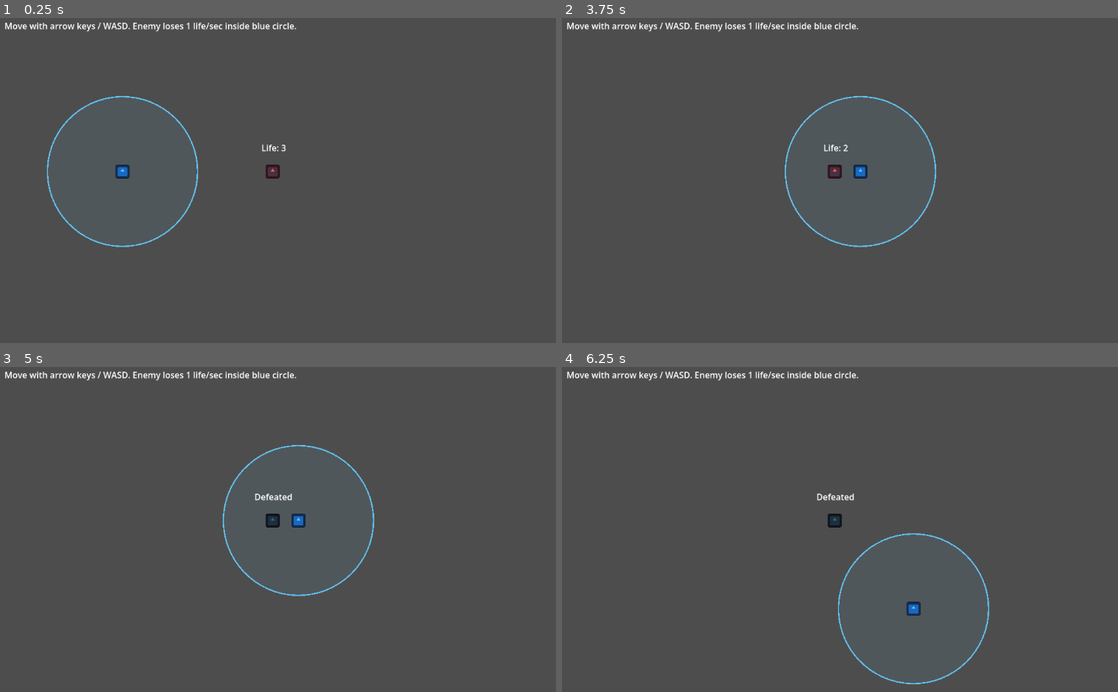
Above: before the commit, frames 1-4 (two rows, left to right).
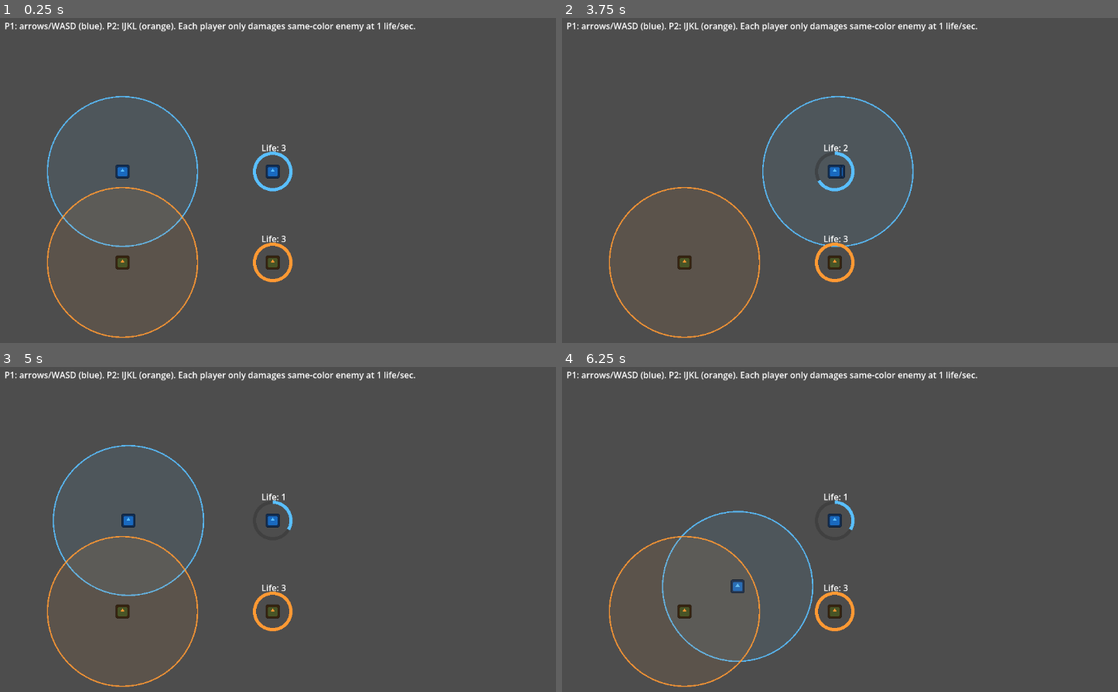
Above: after the commit, the same moments.

Repository: AgustinRamiroDiaz/just-metal-shapes
Game: Godot game, scene res://main_level.tscn
The game is run twice, just before and just after one commit, with the same random seed, the same clock (stepped at 60 frames per second) and the same inputs. The engine's default icon, where the game draws it, is replaced by a stand-in: a white triangle on a blue panel in a dark square.
Inputs:
- Up to frame 1 (0.25 s): no input
- Up to frame 2 (3.75 s): tap Enter at 0.5 s; hold Right (ui_right) 0.53-1.28 s; hold Down (ui_down) 1.28-2.03 s; hold Right (ui_right) 2.03-2.78 s; hold Up (ui_up) 2.78-3.53 s; hold Left (ui_left) from 3.53 s (still down)
- Up to frame 3 (5 s): keep holding Left (ui_left)
- Up to frame 4 (6.25 s): release Left (ui_left) at 5.03 s; hold Down (ui_down) 5.03-5.78 s; hold Right (ui_right) from 5.78 s (still down)

The runs differ from the first frame. In frame 1, 2.2% of the frame differs, in the area x 1-75%, y 1-99%; in frame 2, 3.2%; in frame 3, 3.4%; in frame 4, 3.3%.

Commit message:
improve layers

Diff:
--- a/main_level.tscn
+++ b/main_level.tscn
@@ -18,6 +18,7 @@
 [node name="Player" type="CharacterBody2D" parent="."]
 position = Vector2(240, 300)
 script = ExtResource("1_hmhd3")
+team_color = Color(0.35, 0.75, 1, 1)
 
 [node name="Sprite2D" type="Sprite2D" parent="Player"]
 modulate = Color(0.35, 0.75, 1, 1)
@@ -28,6 +29,7 @@
 shape = SubResource("CircleShape2D_player")
 
 [node name="RangeArea" type="Area2D" parent="Player"]
+collision_mask = 2
 
 [node name="CollisionShape2D" type="CollisionShape2D" parent="Player/RangeArea"]
 shape = SubResource("CircleShape2D_range")
@@ -39,9 +41,11 @@
 [node name="Enemy" type="StaticBody2D" parent="."]
 position = Vector2(520, 300)
 script = ExtResource("2_uylta")
+shield_color = Color(0.35, 0.75, 1, 1)
+collision_layer = 2
 
 [node name="Sprite2D" type="Sprite2D" parent="Enemy"]
-modulate = Color(1, 0.35, 0.35, 1)
+modulate = Color(0.35, 0.75, 1, 1)
 scale = Vector2(0.2, 0.2)
 texture = ExtResource("3_6o5e2")
 
@@ -56,11 +60,61 @@
 horizontal_alignment = 1
 text = "Life: 3"
 
+[node name="Player2" type="CharacterBody2D" parent="."]
+position = Vector2(240, 470)
+script = ExtResource("1_hmhd3")
+team_color = Color(1, 0.6, 0.2, 1)
+move_left_action = &"p2_left"
+move_right_action = &"p2_right"
+move_up_action = &"p2_up"
+move_down_action = &"p2_down"
+
+[node name="Sprite2D" type="Sprite2D" parent="Player2"]
+modulate = Color(1, 0.6, 0.2, 1)
+scale = Vector2(0.2, 0.2)
+texture = ExtResource("3_6o5e2")
+
+[node name="CollisionShape2D" type="CollisionShape2D" parent="Player2"]
+shape = SubResource("CircleShape2D_player")
+
+[node name="RangeArea" type="Area2D" parent="Player2"]
+collision_mask = 4
+
+[node name="CollisionShape2D" type="CollisionShape2D" parent="Player2/RangeArea"]
+shape = SubResource("CircleShape2D_range")
+
+[node name="DamageTimer" type="Timer" parent="Player2"]
+wait_time = 1.0
+autostart = true
+
+[node name="Enemy2" type="StaticBody2D" parent="."]
+position = Vector2(520, 470)
+script = ExtResource("2_uylta")
+shield_color = Color(1, 0.6, 0.2, 1)
+collision_layer = 4
+
+[node name="Sprite2D" type="Sprite2D" parent="Enemy2"]
+modulate = Color(1, 0.6, 0.2, 1)
+scale = Vector2(0.2, 0.2)
+texture = ExtResource("3_6o5e2")
+
+[node name="CollisionShape2D" type="CollisionShape2D" parent="Enemy2"]
+shape = SubResource("CircleShape2D_enemy")
+
+[node name="LifeLabel" type="Label" parent="Enemy2"]
+offset_left = -34.0
+offset_top = -56.0
+offset_right = 38.0
+offset_bottom = -30.0
+horizontal_alignment = 1
+text = "Life: 3"
+
 [node name="HelpLabel" type="Label" parent="."]
 offset_left = 20.0
 offset_top = 16.0
-offset_right = 430.0
-offset_bottom = 44.0
-text = "Move with arrow keys / WASD. Enemy loses 1 life/sec inside blue circle."
+offset_right = 760.0
+offset_bottom = 52.0
+text = "P1: arrows/WASD (blue). P2: IJKL (orange). Each player only damages same-color enemy at 1 life/sec."
 
 [connection signal="timeout" from="Player/DamageTimer" to="Player" method="_on_damage_timer_timeout"]
+[connection signal="timeout" from="Player2/DamageTimer" to="Player2" method="_on_damage_timer_timeout"]
--- a/project.godot
+++ b/project.godot
@@ -19,6 +19,25 @@
 
 project/assembly_name="Just Metal Shapes"
 
+[input]
+
+p2_left={
+"deadzone": 0.5,
+"events": [Object(InputEventKey,"resource_local_to_scene":false,"resource_name":"","device":-1,"window_id":0,"alt_pressed":false,"shift_pressed":false,"ctrl_pressed":false,"meta_pressed":false,"pressed":false,"keycode":0,"physical_keycode":74,"key_label":0,"unicode":106,"location":0,"echo":false,"script":null)]
+}
+p2_right={
+"deadzone": 0.5,
+"events": [Object(InputEventKey,"resource_local_to_scene":false,"resource_name":"","device":-1,"window_id":0,"alt_pressed":false,"shift_pressed":false,"ctrl_pressed":false,"meta_pressed":false,"pressed":false,"keycode":0,"physical_keycode":76,"key_label":0,"unicode":108,"location":0,"echo":false,"script":null)]
+}
+p2_up={
+"deadzone": 0.5,
+"events": [Object(InputEventKey,"resource_local_to_scene":false,"resource_name":"","device":-1,"window_id":0,"alt_pressed":false,"shift_pressed":false,"ctrl_pressed":false,"meta_pressed":false,"pressed":false,"keycode":0,"physical_keycode":73,"key_label":0,"unicode":105,"location":0,"echo":false,"script":null)]
+}
+p2_down={
+"deadzone": 0.5,
+"events": [Object(InputEventKey,"resource_local_to_scene":false,"resource_name":"","device":-1,"window_id":0,"alt_pressed":false,"shift_pressed":false,"ctrl_pressed":false,"meta_pressed":false,"pressed":false,"keycode":0,"physical_keycode":75,"key_label":0,"unicode":107,"location":0,"echo":false,"script":null)]
+}
+
 [physics]
 
 3d/physics_engine="Jolt Physics"
--- a/scripts/enemy.gd
+++ b/scripts/enemy.gd
@@ -1,6 +1,7 @@
 extends StaticBody2D
 
 @export var max_life: int = 3
+@export var shield_color: Color = Color(1.0, 0.35, 0.35, 1.0)
 
 @onready var sprite: Sprite2D = $Sprite2D
 @onready var life_label: Label = $LifeLabel
@@ -11,6 +12,7 @@
 func _ready() -> void:
 	life = max_life
 	_update_life_label()
+	queue_redraw()
 
 
 func take_damage(amount: int) -> void:
@@ -19,11 +21,26 @@
 
 	life = max(life - amount, 0)
 	_update_life_label()
+	queue_redraw()
 
 	if life == 0:
 		sprite.modulate = Color(0.35, 0.35, 0.35, 1.0)
 		life_label.text = "Defeated"
 
 
+func _draw() -> void:
+	var ratio := float(life) / float(max(max_life, 1))
+	draw_arc(Vector2.ZERO, 34.0, 0.0, TAU, 64, Color(0.2, 0.2, 0.2, 0.5), 6.0)
+	draw_arc(
+		Vector2.ZERO,
+		34.0,
+		-PI / 2.0,
+		-PI / 2.0 + (TAU * ratio),
+		64,
+		Color(shield_color.r, shield_color.g, shield_color.b, 1.0),
+		6.0
+	)
+
+
 func _update_life_label() -> void:
 	life_label.text = "Life: %d" % life
--- a/scripts/player.gd
+++ b/scripts/player.gd
@@ -3,11 +3,16 @@
 @export var speed: float = 220.0
 @export var range_radius: float = 140.0:
 	set = set_range_radius
+@export var team_color: Color = Color(0.35, 0.75, 1.0, 1.0)
+@export var move_left_action: StringName = &"ui_left"
+@export var move_right_action: StringName = &"ui_right"
+@export var move_up_action: StringName = &"ui_up"
+@export var move_down_action: StringName = &"ui_down"
 
 @onready var range_area: Area2D = $RangeArea
 @onready var range_shape: CollisionShape2D = $RangeArea/CollisionShape2D
 
-var target_enemy: Node = null
+var targets_in_range: Array[Node2D] = []
 
 
 func _ready() -> void:
@@ -18,14 +23,21 @@
 
 
 func _physics_process(_delta: float) -> void:
-	var input_dir := Input.get_vector("ui_left", "ui_right", "ui_up", "ui_down")
+	var input_dir := Input.get_vector(
+		move_left_action,
+		move_right_action,
+		move_up_action,
+		move_down_action
+	)
 	velocity = input_dir * speed
 	move_and_slide()
 
 
 func _draw() -> void:
-	draw_arc(Vector2.ZERO, range_radius, 0.0, TAU, 64, Color(0.4, 0.8, 1.0, 0.9), 2.5)
-	draw_circle(Vector2.ZERO, range_radius, Color(0.4, 0.8, 1.0, 0.08))
+	var ring_color := Color(team_color.r, team_color.g, team_color.b, 0.9)
+	var fill_color := Color(team_color.r, team_color.g, team_color.b, 0.08)
+	draw_arc(Vector2.ZERO, range_radius, 0.0, TAU, 64, ring_color, 2.5)
+	draw_circle(Vector2.ZERO, range_radius, fill_color)
 
 
 func set_range_radius(value: float) -> void:
@@ -44,15 +56,16 @@
 
 
 func _on_range_body_entered(body: Node) -> void:
-	if body.has_method("take_damage"):
-		target_enemy = body
+	if body is Node2D and body.has_method("take_damage"):
+		targets_in_range.append(body)
 
 
 func _on_range_body_exited(body: Node) -> void:
-	if body == target_enemy:
-		target_enemy = null
+	if body is Node2D:
+		targets_in_range.erase(body)
 
 
 func _on_damage_timer_timeout() -> void:
-	if target_enemy != null and is_instance_valid(target_enemy):
-		target_enemy.take_damage(1)
+	for target in targets_in_range:
+		if is_instance_valid(target) and target.has_method("take_damage"):
+			target.take_damage(1)
Not shown, added: README.md
